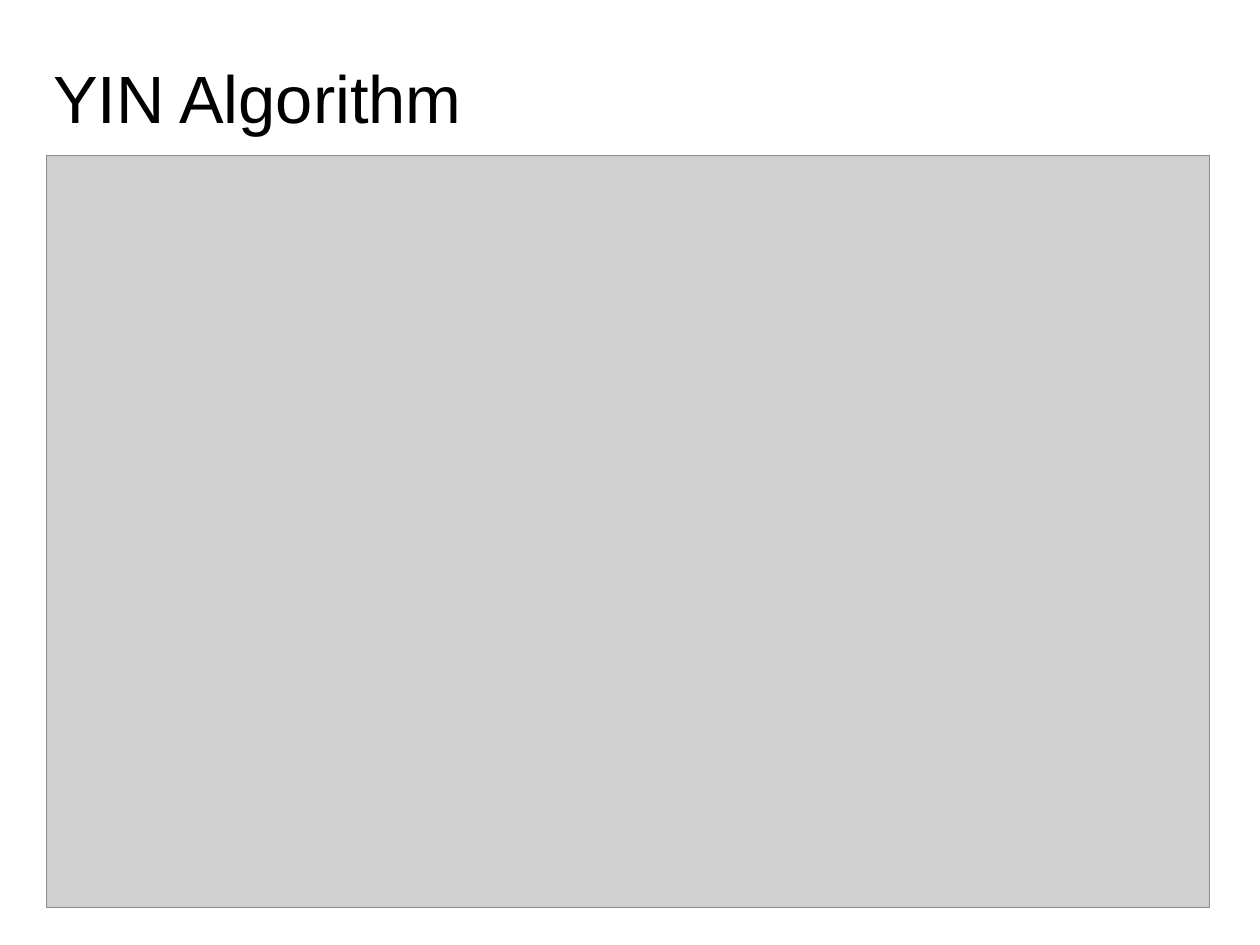
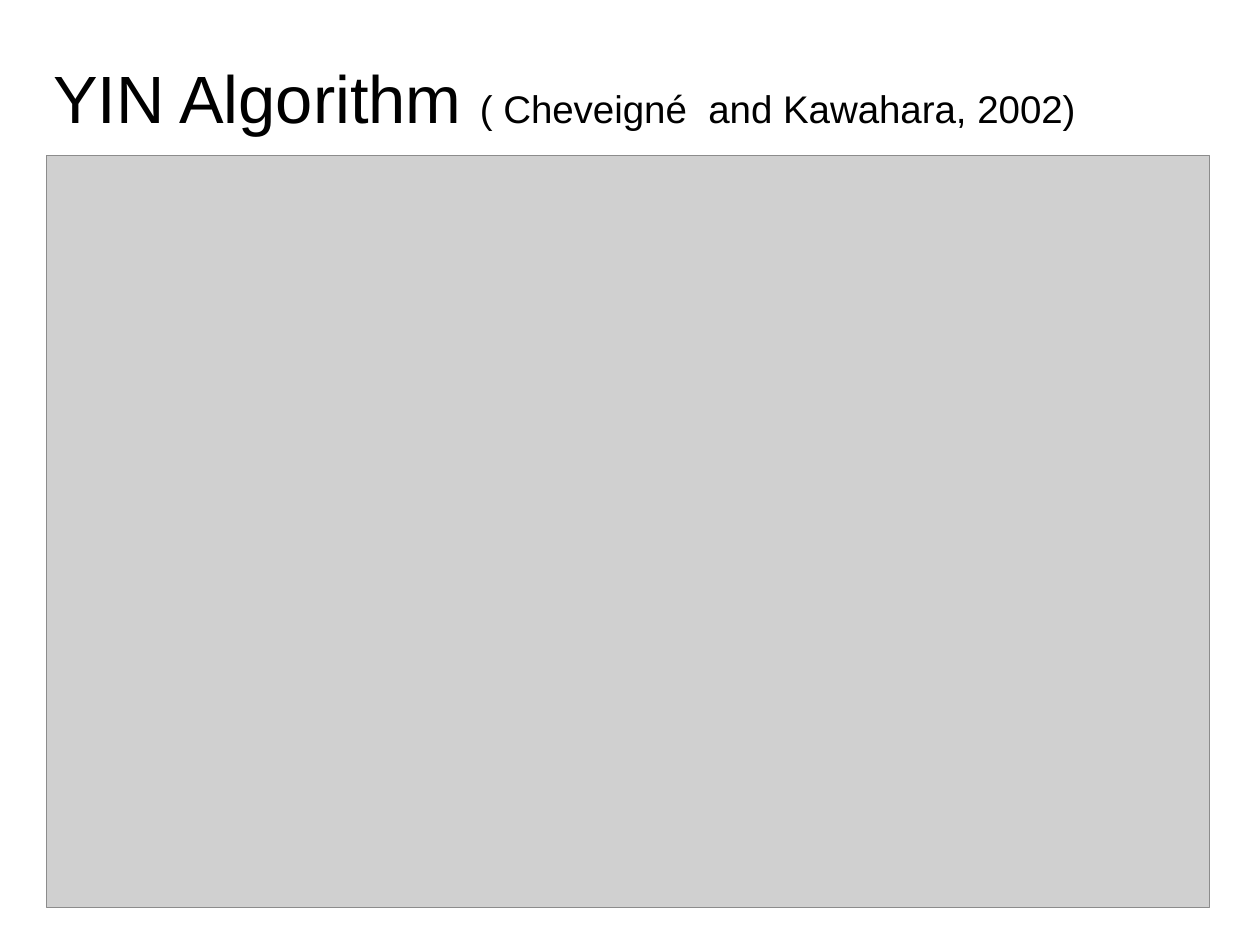
Before and after one commit to MTG/sms-tools, a slide deck: slide 9 of lectures/6-Harmonic-model/F0-detection.odp. Drawn at 1260x945 pixels with LibreOffice and Linux fonts; fonts in the diff are those of the drawing; grey boxes stand for pictures. Boxes give left, top, right and bottom in pixels: in the first picture for what was removed or moved away, otherwise in the second. Text is boxed around its words. In the diff, an @@ line names an element or a change of style, - is before the commit and + after.

```diff
--- a/lectures/6-Harmonic-model/F0-detection.odp
+++ b/lectures/6-Harmonic-model/F0-detection.odp
@@ title at box(53, 74, 1075, 136): text changed; size 38.2 to 22 pt @@
-YIN Algorithm
+YIN Algorithm ( Cheveigné and Kawahara, 2002)
```
Also in this commit, not shown: 5 other slides changed, 3 slides added, 1 slide removed, 16 other files.
